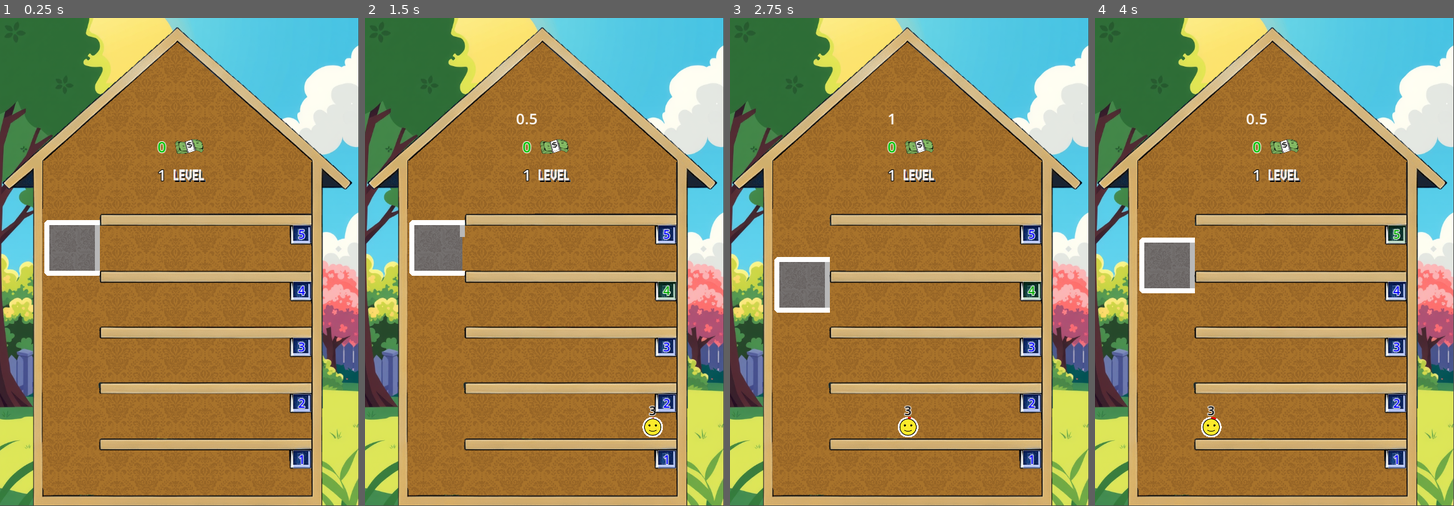
Above: before the commit, frames 1-4 (left to right).
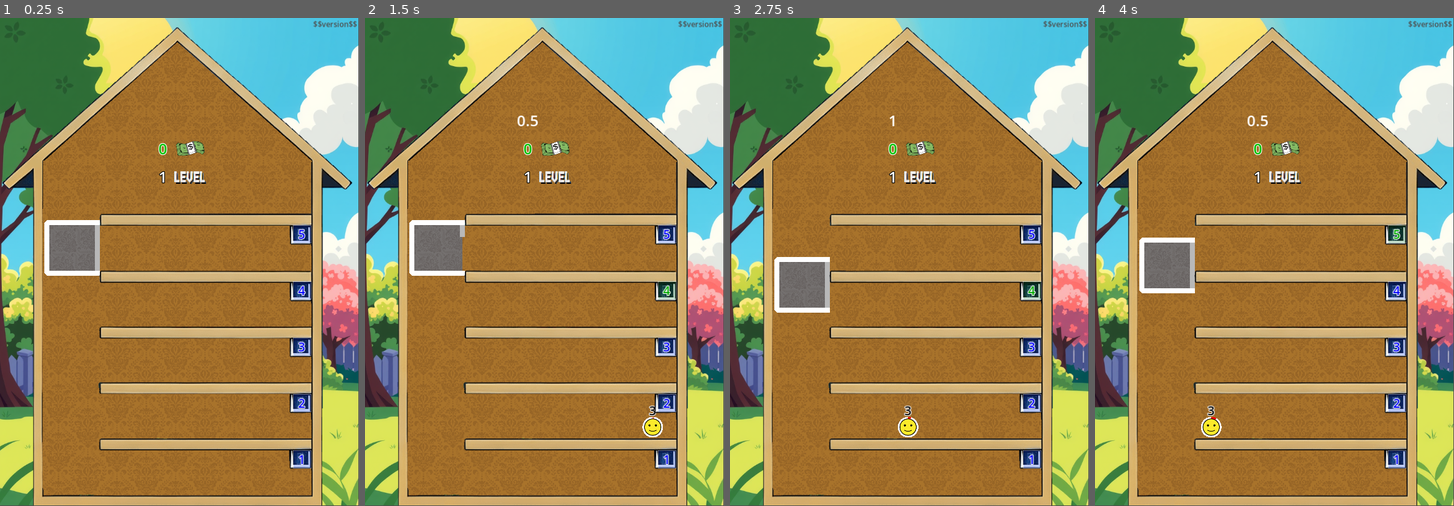
Above: after the commit, the same moments.

Repository: gilad905/elevator-boy
Game: Godot game, scene res://scenes/main.tscn
Two runs of this game, one before a commit and one after it. Both use one fixed random seed, a clock stepped at 60 frames per second and the inputs below.
Inputs:
- Up to frame 1 (0.25 s): no input
- Up to frame 2 (1.5 s): tap Enter at 0.5 s; hold Up (elevator_move_up) 0.53-1.28 s; tap Space (door_toggle) at 0.6 s; hold Down (elevator_move_down) from 1.28 s (still down); tap A (time_scale_decrease) at 1.35 s
- Up to frame 3 (2.75 s): release Down (elevator_move_down) at 2.03 s; hold Up (elevator_move_up) from 2.03 s (still down); hold Q (time_scale_increase) from 2.03 s (still down)
- Up to frame 4 (4 s): release Q (time_scale_increase) at 2.78 s; tap Space (door_toggle) at 2.85 s; release Up (elevator_move_up) at 3.53 s; hold Down (elevator_move_down) from 3.53 s (still down); hold A (time_scale_decrease) from 3.53 s (still down)

The runs differ from the first frame. In frame 1, 0.6% of the frame differs, in the area x 43-100%, y 0-34%; in frame 2, 0.7%, in the area x 42-100%, y 0-34%; in frame 3, 0.6%; in frame 4, 0.7%.

Commit message:
tweaking; version

Diff:
--- a/scenes/main.tscn
+++ b/scenes/main.tscn
@@ -17,6 +17,7 @@
 [node name="Main" type="Node2D"]
 position = Vector2(0, 6)
 script = ExtResource("1_u3v8c")
+level_timer_decrease_sec = 0.8
 metadata/test = SubResource("GDScript_pim70")
 
 [node name="Wallpaper" type="Polygon2D" parent="."]
@@ -97,13 +98,22 @@
 move_speed = 120.0
 
 [node name="PersonsTimer" type="Timer" parent="Persons"]
-wait_time = 8.0
+wait_time = 6.0
 
 [node name="HUD" type="Node2D" parent="."]
-position = Vector2(153, 90)
+position = Vector2(154, 92)
 script = ExtResource("9_oiqtx")
 lose_on_debt = -10
-metadata/_edit_lock_ = true
+
+[node name="Version" type="Label" parent="HUD"]
+offset_left = 147.0
+offset_top = -97.0
+offset_right = 227.0
+offset_bottom = -74.0
+theme_override_colors/font_color = Color(0.303233, 0.303233, 0.303233, 1)
+theme_override_font_sizes/font_size = 8
+text = "$$version$$"
+horizontal_alignment = 2
 
 [node name="TimeScale" type="Label" parent="HUD"]
 offset_right = 40.0
@@ -160,6 +170,7 @@
 You reached level {}"
 horizontal_alignment = 1
 vertical_alignment = 1
+metadata/_edit_lock_ = true
 
 [node name="ElevatorEnterTimer" type="Timer" parent="."]
 wait_time = 0.5
--- a/scripts/main.gd
+++ b/scripts/main.gd
@@ -2,7 +2,7 @@
 
 var game_over_prompt: String = "GAME OVER\nYOU'RE IN %s$ DEBT\nYOU REACHED LEVEL %s"
 var current_level = 1
-@export var person_timer_level_decrease_sec: float = 1.0
+@export var level_timer_decrease_sec: float
 
 func _ready() -> void:
 	await get_tree().create_timer(1).timeout
@@ -65,5 +65,5 @@
 	current_level += 1
 	$HUD/Level.text = str(current_level)
 	var wait_time = $Persons/PersonsTimer.wait_time
-	wait_time = clamp(wait_time - person_timer_level_decrease_sec, 1.0, INF)
+	wait_time = clamp(wait_time - level_timer_decrease_sec, 1.0, INF)
 	$Persons/PersonsTimer.wait_time = wait_time
--- a/scripts/person.gd
+++ b/scripts/person.gd
@@ -63,12 +63,14 @@
 func show_patience_ended(is_happy: bool):
 	var face_animation = "happy" if is_happy else "angry_3"
 	var mark_animation = "v" if is_happy else "x"
+	var new_scale = $Checkmark.scale.x * 2
 
+	patience_tween.stop()
 	$Face.play(face_animation)
 	$Checkmark.play(mark_animation)
 	$Label.hide()
 	$Checkmark.show()
-	var new_scale = $Checkmark.scale.x * 2
+
 	var tween = create_tween()
 	tween.set_parallel(true)
 	tween.tween_property(self, "modulate:a", 0, timeout_reached_duration)
@@ -76,4 +78,5 @@
 		tween.tween_property($Checkmark, "scale:" + type, new_scale, timeout_reached_duration)
 	tween.finished.connect(get_parent().remove_child.bind(self))
 	tween.finished.connect(queue_free)
+
 	return tween
Not shown, changed: export-assets/export-and-commit.ps1
